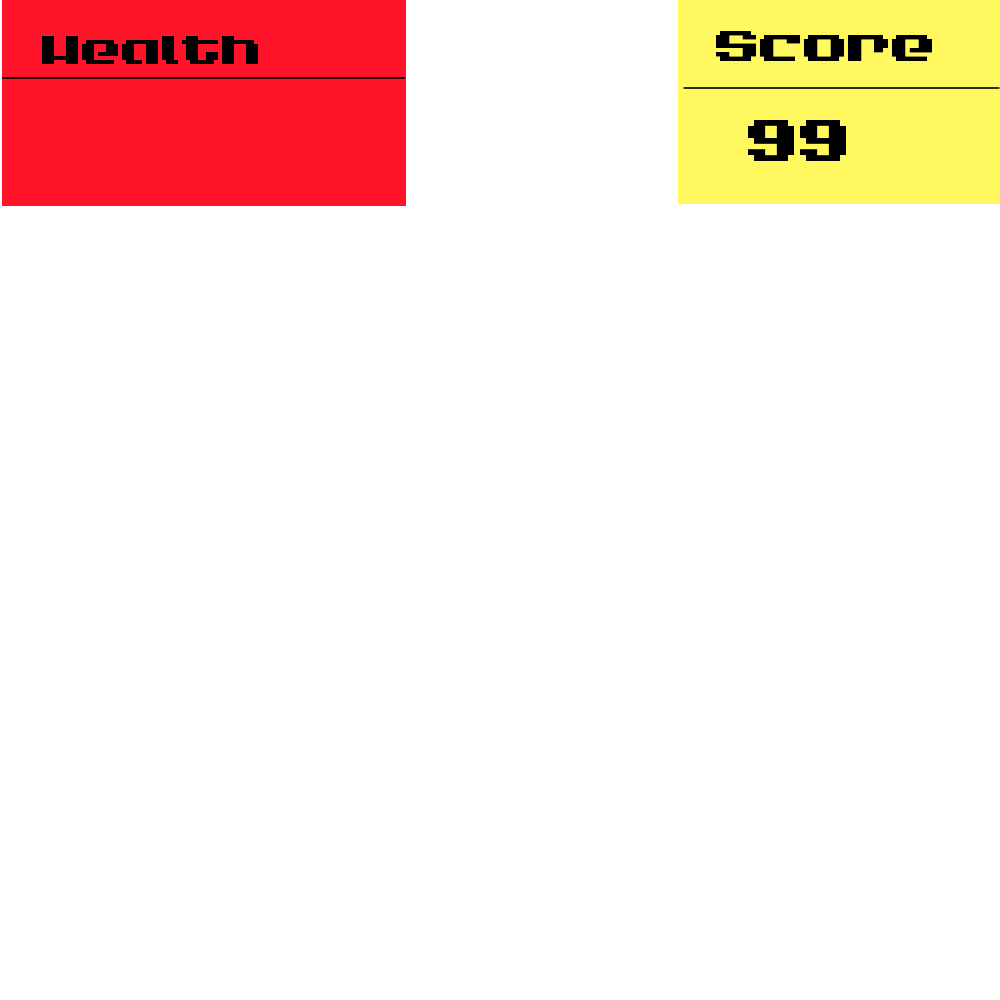
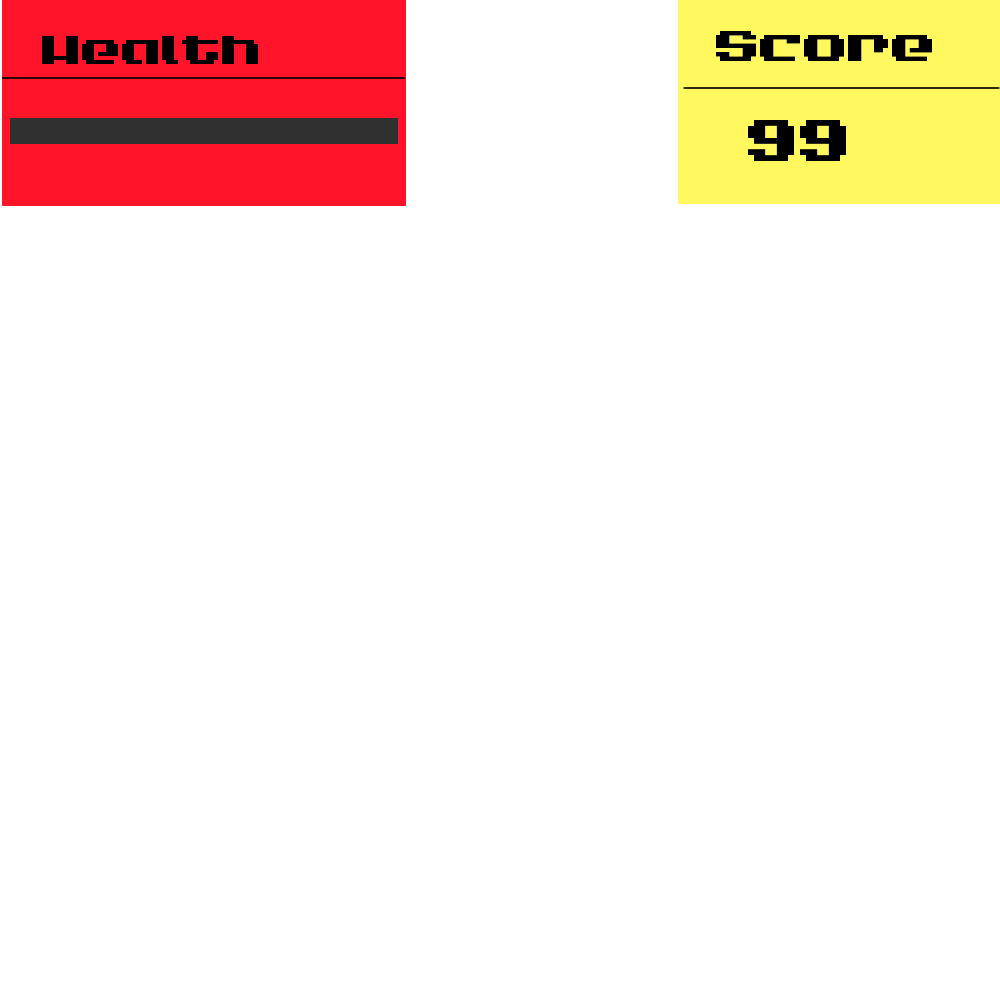
Layered file, before and after one edit (1000 x 1000). Changes by layer:
painted on "Background" over [10, 118, 398, 144]
